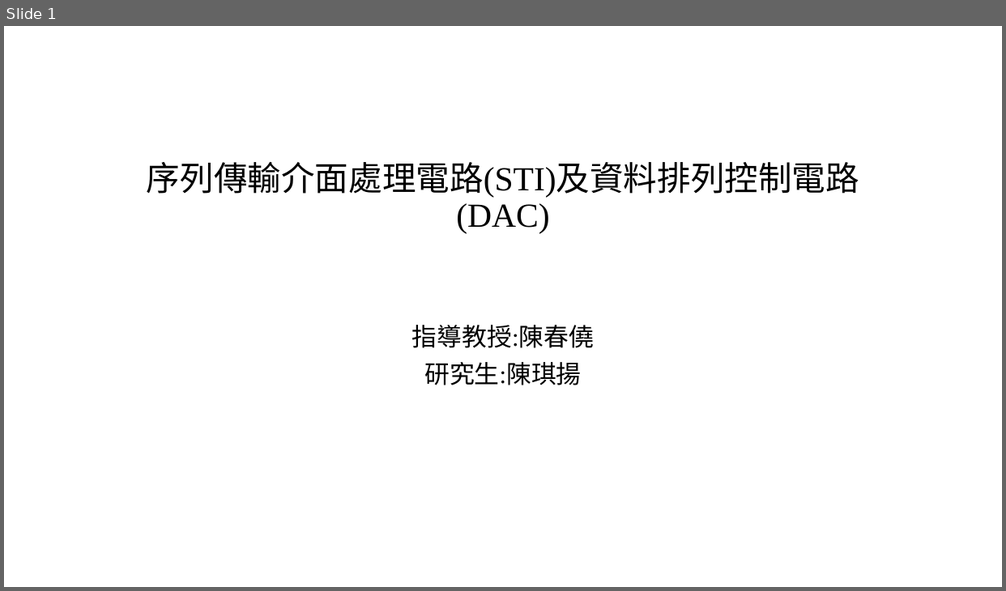
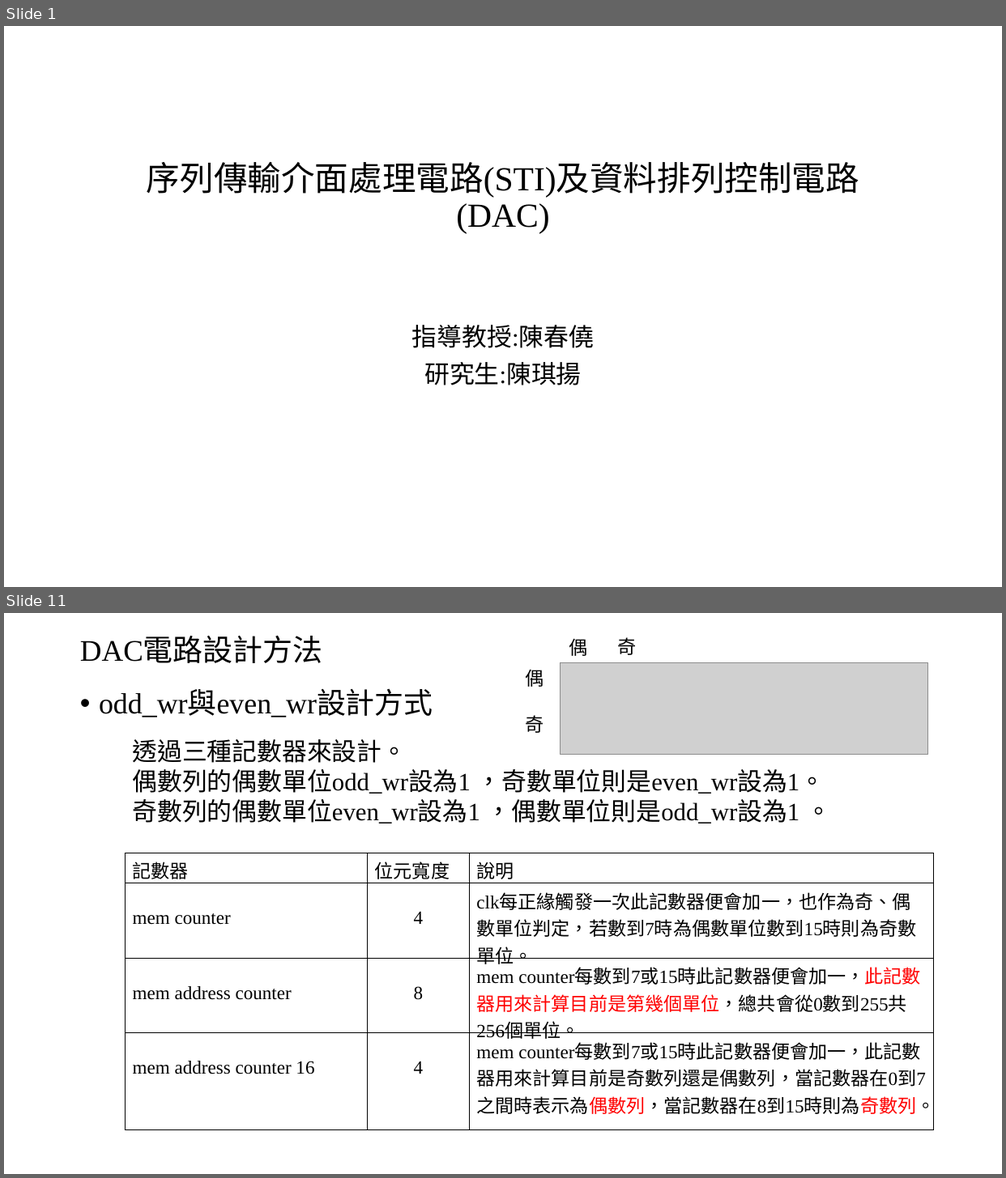
Before and after one commit to Chi-Yung/Chi-Yung, a slide deck: 報告.pptx. Shown one above the other, each under a label of ours: slide 1 before the commit, slides 1 and 11 after it; the slides between them are not shown. The pictures are 1006x591 and 1006x1178 pixels, drawn with LibreOffice and Linux fonts; fonts in the diff are those of the drawing; grey boxes stand for pictures. Boxes give left, top, right and bottom in pixels: in the first picture for what was removed or moved away, otherwise in the second. Text is boxed around its words. In the diff, an @@ line names an element or a change of style, - is before the commit and + after.

```diff
--- a/報告.pptx
+++ b/報告.pptx
@@ slide 11 added at [4, 613, 1002, 1174], background #FFFFFF @@
@@ title added at [80, 638, 323, 663], 28.8 pt, text #000000 @@
+DAC電路設計方法
@@ text added at [569, 638, 588, 656], 18 pt, text #000000 @@
+偶
@@ text added at [618, 637, 637, 655], 18 pt, text #000000 @@
+奇
@@ text added at [525, 669, 543, 687], 18 pt, text #000000 @@
+偶
@@ picture added at [560, 663, 928, 756] @@
@@ text added at [99, 692, 433, 717], 28 pt, text #000000 @@
+• odd_wr與even_wr設計方式
@@ text added at [525, 715, 543, 733], 18 pt, text #000000 @@
+奇
@@ text added at [133, 739, 831, 824], 24 pt, text #000000 @@
+透過三種記數器來設計。
+偶數列的偶數單位odd_wr設為1 ，奇數單位則是even_wr設為1。
+奇數列的偶數單位even_wr設為1 ，偶數單位則是odd_wr設為1 。
@@ table added at [126, 854, 934, 1120], 4 rows, 3 columns @@
+記數器 | 位元寬度 | 說明
+mem counter | 4 | clk每正緣觸發一次此記數器便會加一，也作為奇、偶數單位判定，若數到7時為偶數單位數到15時則為奇數單位。
+mem address counter | 8 | mem counter每數到7或15時此記數器便會加一，此記數器用來計算目前是第幾個單位，總共會從0數到255共256個單位。
+mem address counter 16 | 4 | mem counter每數到7或15時此記數器便會加一，此記數器用來計算目前是奇數列還是偶數列，當記數器在0到7之間時表示為偶數列，當記數器在8到15時則為奇數列。
```
Also in this commit, not shown: 10 slides changed, 4 other slides added, 3 slides removed.
